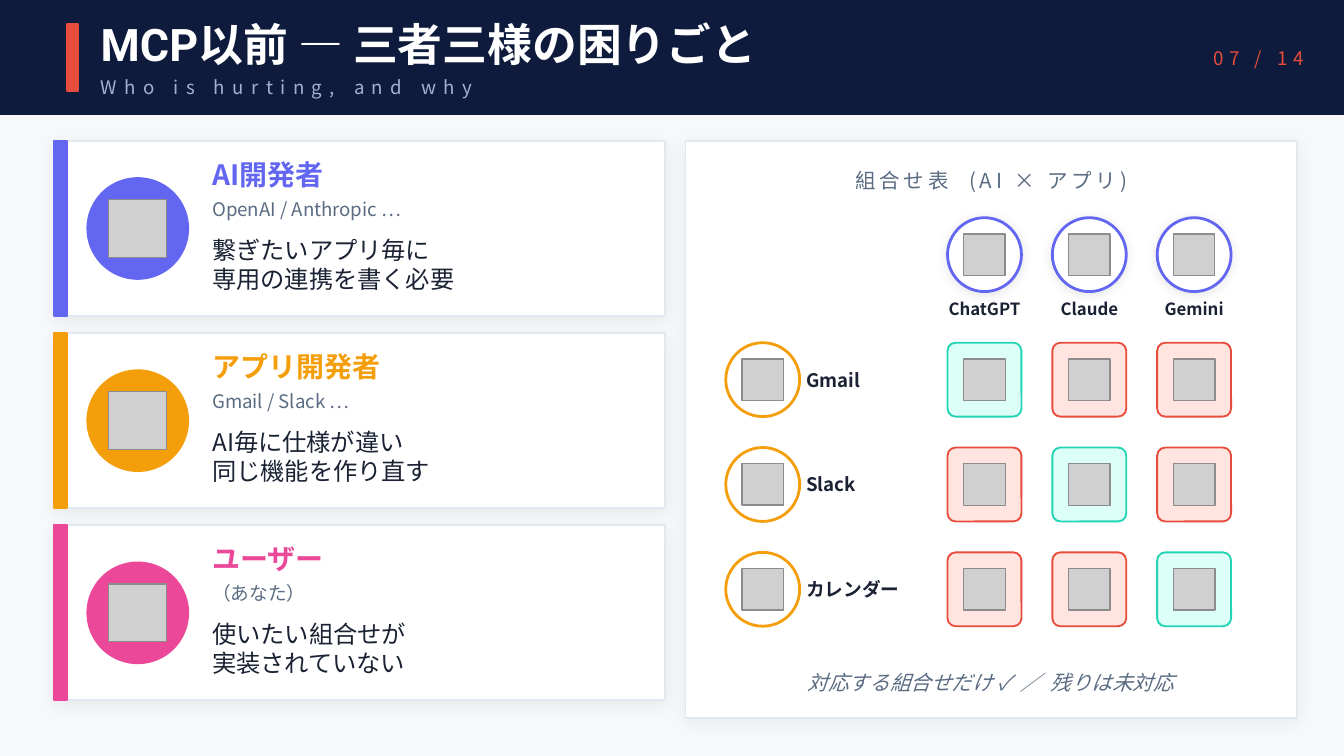
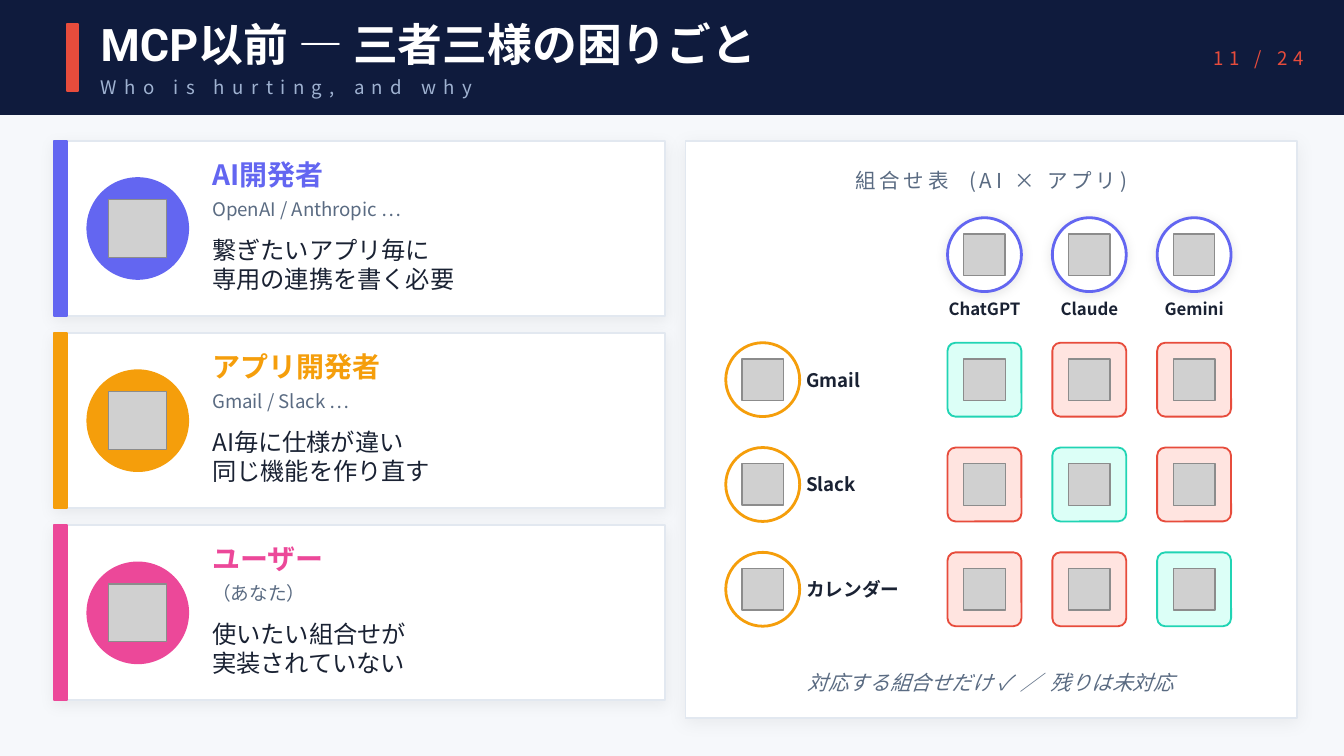
Before and after one commit to crumbjp/ai_study_group, a slide deck: slide 11 of session1/session1.pptx (slide 7 before the commit). Drawn at 1344x756 pixels with LibreOffice and Linux fonts; fonts in the diff are those of the drawing; grey boxes stand for pictures. Boxes give left, top, right and bottom in pixels: in the first picture for what was removed or moved away, otherwise in the second. Text is boxed around its words. In the diff, an @@ line names an element or a change of style, - is before the commit and + after.

```diff
--- a/session1/session1.pptx
+++ b/session1/session1.pptx
@@ text at (1213, 51, 1303, 65): text changed @@
-07 / 14
+11 / 24
```
Also in this commit, not shown: 13 other slides changed, 10 slides added.
